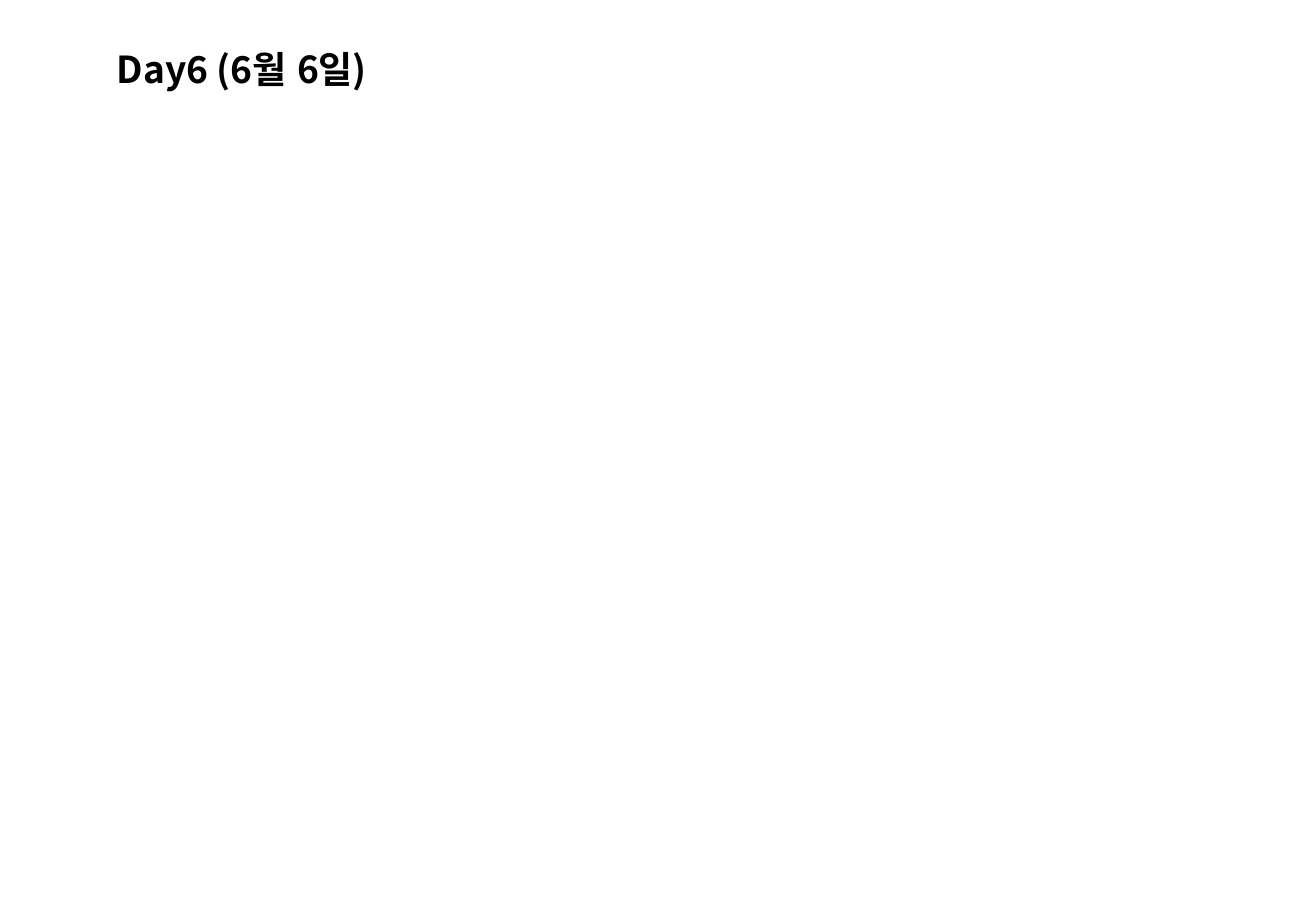
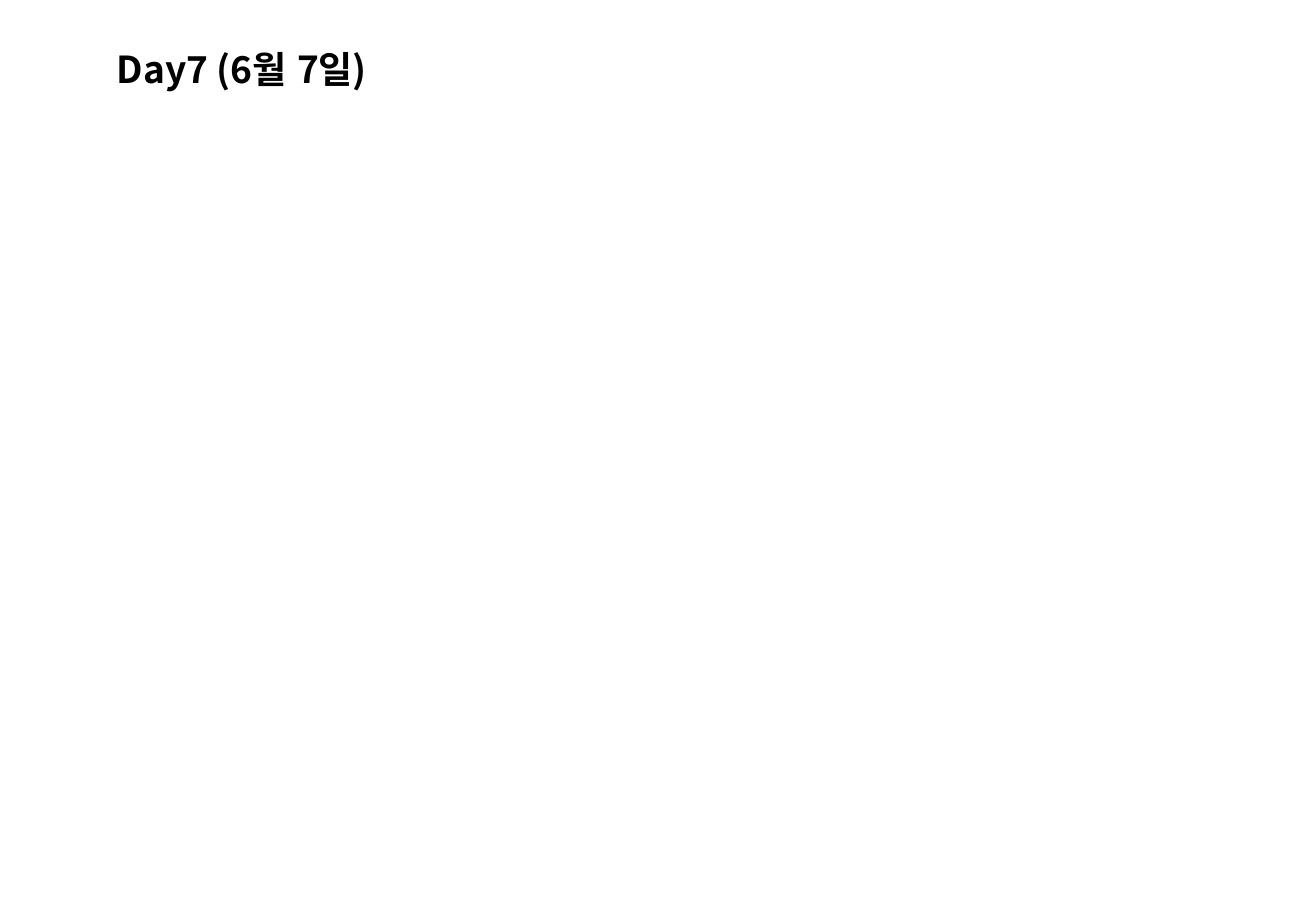
Before and after one commit to sulheebaek/DAPython, a slide deck: slide 10 of 한2018_파이썬을 활용한 데이터 분석_강의개요.pptx. Drawn at 1316x911 pixels with LibreOffice and Linux fonts; fonts in the diff are those of the drawing; background and template pictures are left out. Boxes give left, top, right and bottom in pixels: in the first picture for what was removed or moved away, otherwise in the second. Text is boxed around its words. In the diff, an @@ line names an element or a change of style, - is before the commit and + after.

```diff
--- a/한2018_파이썬을 활용한 데이터 분석_강의개요.pptx
+++ b/한2018_파이썬을 활용한 데이터 분석_강의개요.pptx
@@ title at <box>117,52,367,92</box>: text changed @@
-Day6 (6월 6일)
+Day7 (6월 7일)
```
Also in this commit, not shown: 1 other slide changed.
